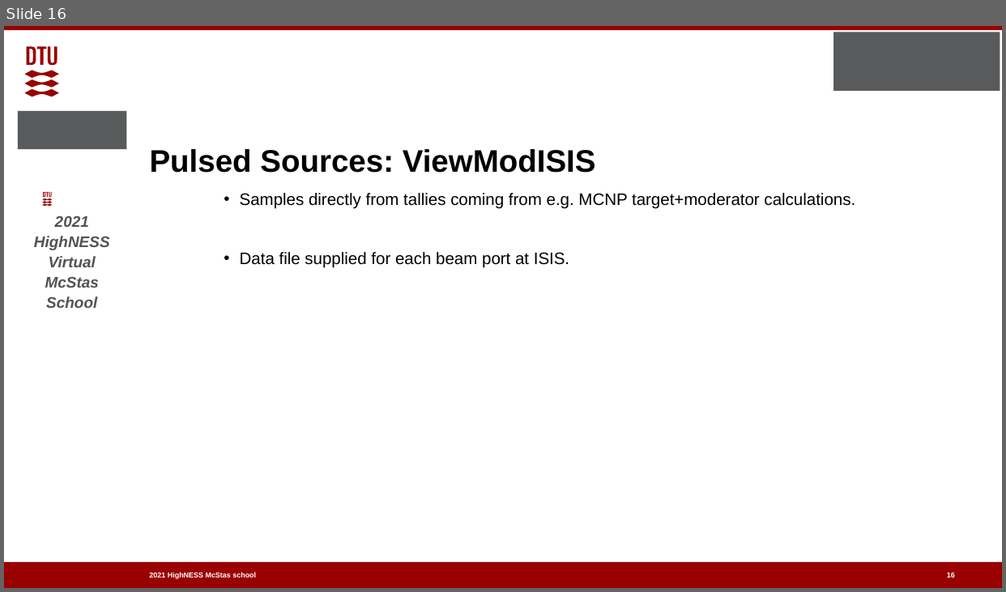
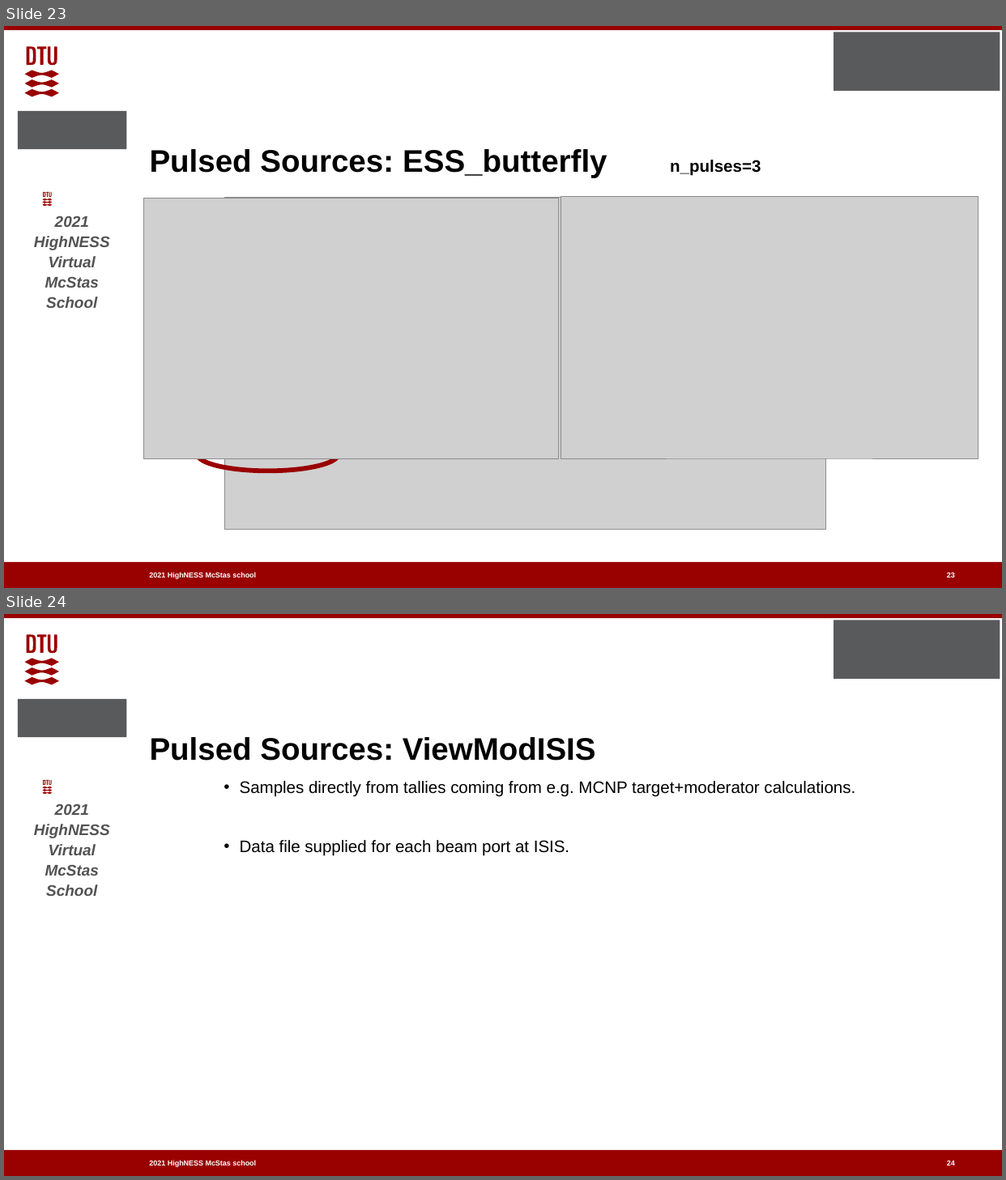
Before and after one commit to McStasMcXtrace/Schools, a slide deck: ESS_May_2021/Wednesday_May_5th/2_Component_basics/2_Sources_and_Monitors_2.pptx. Shown one above the other, each under a label of ours: slide 16 before the commit, slides 23 and 24 after it. The pictures are 1006x592 and 1006x1180 pixels, drawn with LibreOffice and Linux fonts; fonts in the diff are those of the drawing; grey boxes stand for pictures; background and template pictures are left out. Boxes give left, top, right and bottom in pixels: in the first picture for what was removed or moved away, otherwise in the second. Text is boxed around its words. In the diff, an @@ line names an element or a change of style, - is before the commit and + after.

```diff
--- a/ESS_May_2021/Wednesday_May_5th/2_Component_basics/2_Sources_and_Monitors_2.pptx
+++ b/ESS_May_2021/Wednesday_May_5th/2_Component_basics/2_Sources_and_Monitors_2.pptx
@@ slide 23 added at (4,26,1002,588), background #FFFFFF; not listed: 8 template elements that a slide beside it also shows @@
@@ text added at (150,149,607,177), 30 pt, text #000000, bold @@
+Pulsed Sources: ESS_butterfly
@@ text added at (670,160,761,176), 16 pt, text #000000, bold @@
+n_pulses=3
@@ picture added at (143,199,558,459) @@
@@ picture added at (224,198,826,530) @@
@@ picture added at (560,197,978,459) @@
@@ ellipse added at (198,437,339,470), outline #990000 4.5 pt @@
@@ page number added at (947,573,955,578), 7 pt, text #FFFFFF, bold @@
+23
@@ what was slide 16 is now slide 24 @@
```
Also in this commit, not shown: 5 slides changed, 7 other slides added.
